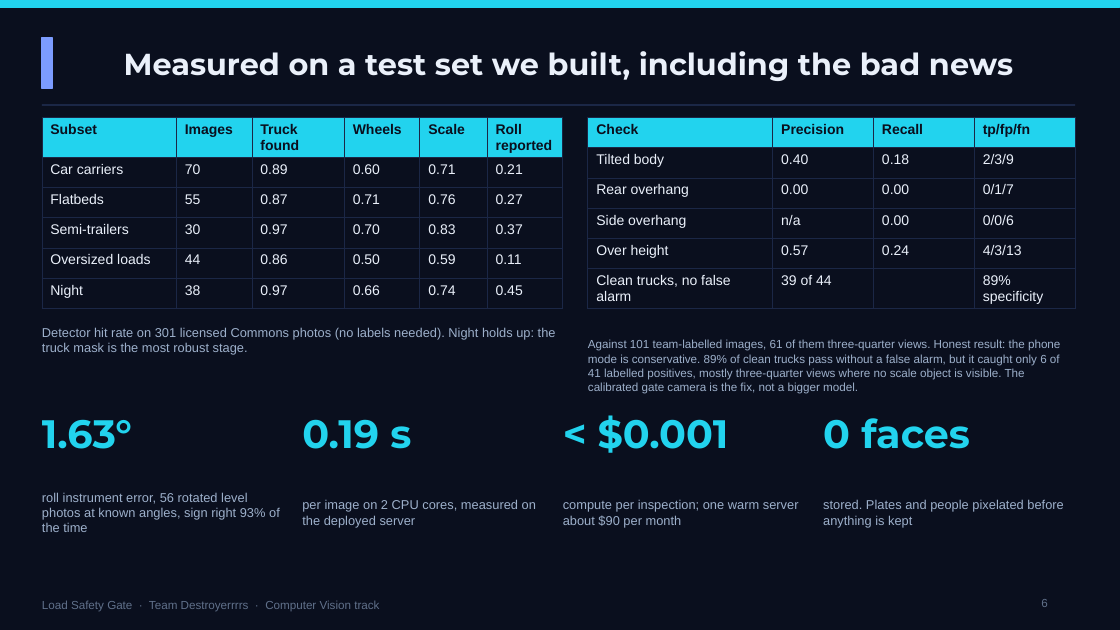
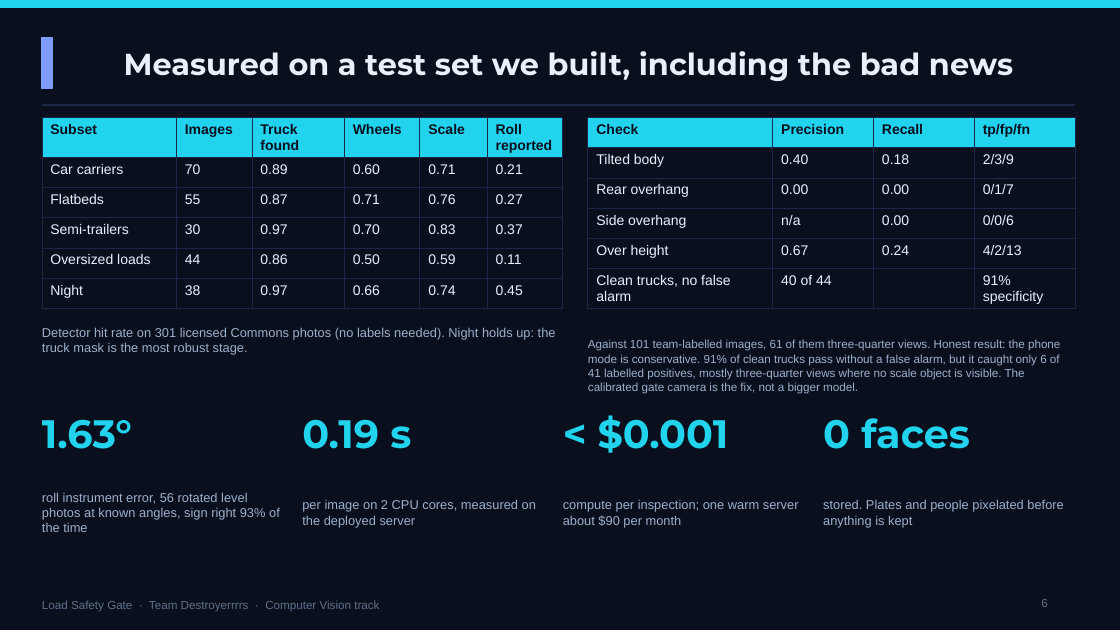
Before and after one commit to Winner-121/Destroyerrrrs_Final_Stage, a slide deck: slide 6 of deck/LoadSafetyGate_deck.pptx. Drawn at 1120x630 pixels with LibreOffice and Linux fonts; fonts in the diff are those of the drawing. Boxes give left, top, right and bottom in pixels: in the first picture for what was removed or moved away, otherwise in the second. Text is boxed around its words. In the diff, an @@ line names an element or a change of style, - is before the commit and + after.

```diff
--- a/deck/LoadSafetyGate_deck.pptx
+++ b/deck/LoadSafetyGate_deck.pptx
@@ table at bbox=[588, 118, 1075, 308] @@
-row 5, column 2: 0.57
+row 5, column 2: 0.67
-row 5, column 4: 4/3/13
+row 5, column 4: 4/2/13
-row 6, column 2: 39 of 44
+row 6, column 2: 40 of 44
-row 6, column 4: 89% specificity
+row 6, column 4: 91% specificity
@@ text at bbox=[588, 339, 1060, 393]: text changed @@
-Against 101 team-labelled images, 61 of them three-quarter views. Honest result: the phone mode is conservative. 89% of clean trucks pass without a false alarm, but it caught only 6 of 41 labelled positives, mostly three-quarter views where no scale object is visible. The calibrated gate camera is the fix, not a bigger model.
+Against 101 team-labelled images, 61 of them three-quarter views. Honest result: the phone mode is conservative. 91% of clean trucks pass without a false alarm, but it caught only 6 of 41 labelled positives, mostly three-quarter views where no scale object is visible. The calibrated gate camera is the fix, not a bigger model.
```
Also in this commit, not shown: 7 other files.
